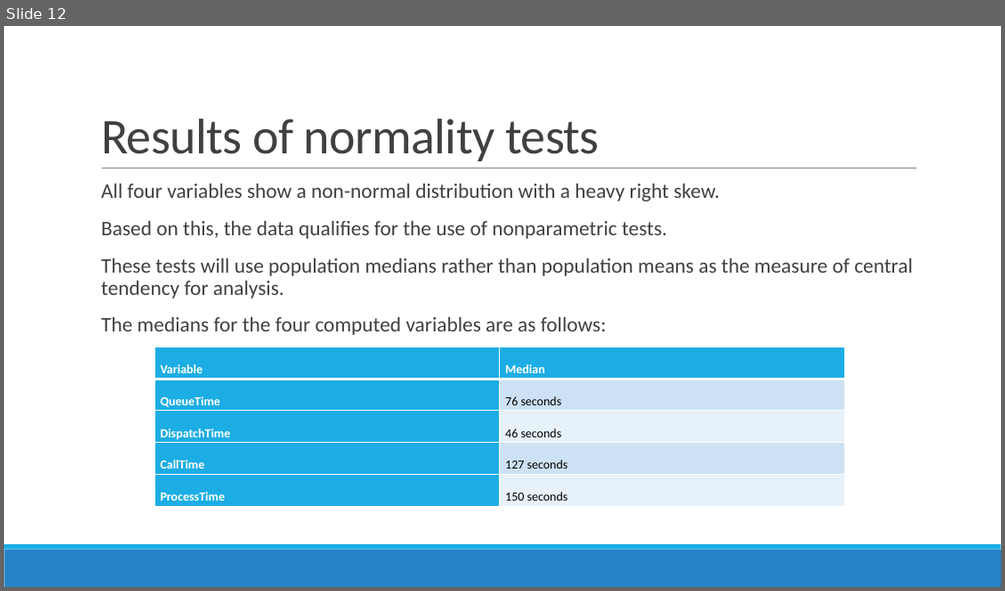
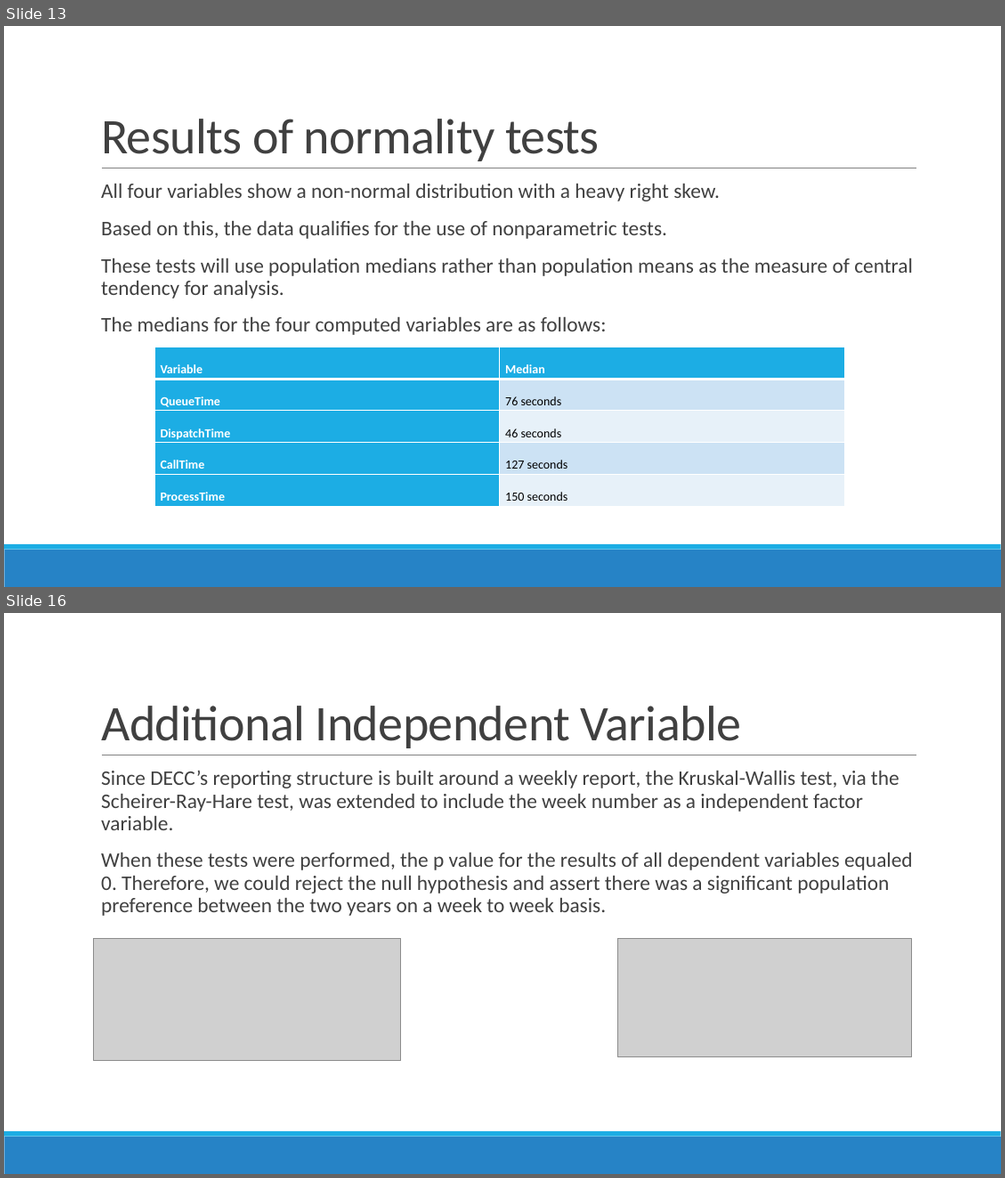
Before and after one commit to trdunsworth/WGU_Capstone, a slide deck: Dunsworth_Presentation.pptx. Shown one above the other, each under a label of ours: slide 12 before the commit, slides 13 and 16 after it; the slides between them are not shown. The pictures are 1005x591 and 1005x1178 pixels, drawn with LibreOffice and Linux fonts; fonts in the diff are those of the drawing; grey boxes stand for pictures. Boxes give left, top, right and bottom in pixels: in the first picture for what was removed or moved away, otherwise in the second. Text is boxed around its words. In the diff, an @@ line names an element or a change of style, - is before the commit and + after.

```diff
--- a/Dunsworth_Presentation.pptx
+++ b/Dunsworth_Presentation.pptx
@@ slide 16 added at [4,613,1001,1174], background #FFFFFF; not listed: 3 template elements that a slide beside it also shows @@
@@ title added at [101,706,742,748], 48 pt, text #404040 @@
+Additional Independent Variable
@@ text added at [101,771,913,916], 20 pt, text #404040 @@
+  Since DECC’s reporting structure is built around a weekly report, the Kruskal-Wallis test, via the Scheirer-Ray-Hare test, was extended to include the week number as a independent factor variable.
+  When these tests were performed, the p value for the results of all dependent variables equaled 0. Therefore, we could reject the null hypothesis and assert there was a significant population preference between the two years on a week to week basis.
@@ picture added at [94,938,400,1061] @@
@@ picture added at [618,938,912,1056] @@
@@ what was slide 12 is now slide 13 @@
```
Also in this commit, not shown: 1 slide changed, 8 other slides added, 4 other files.
